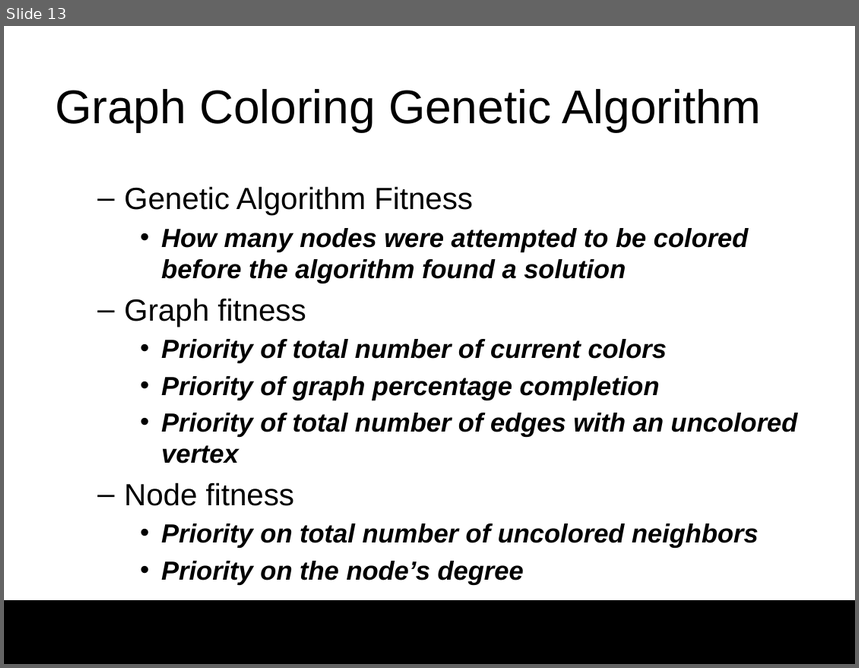
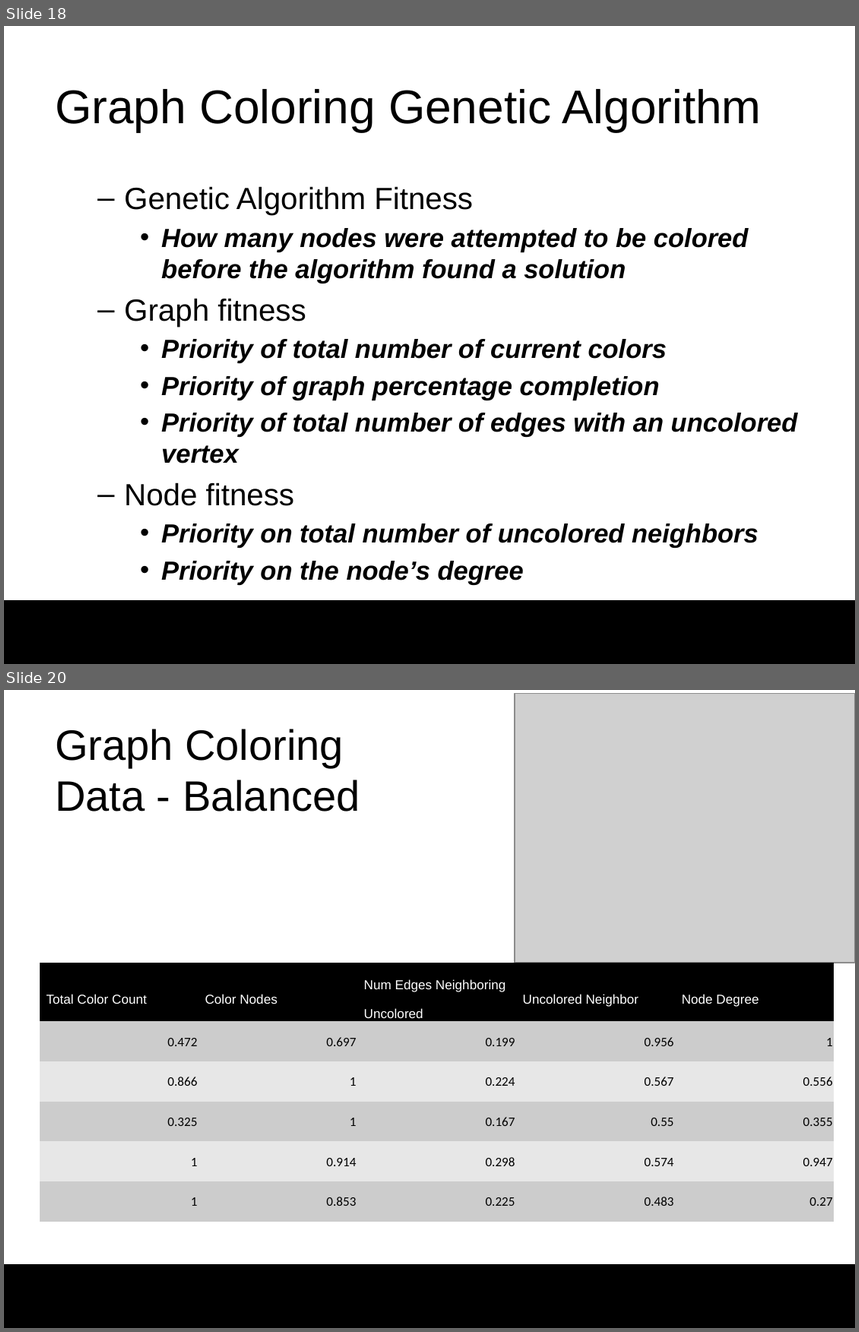
Before and after one commit to darrare/MS-Thesis, a slide deck: Documentation/Presentation.pptx. Shown one above the other, each under a label of ours: slide 13 before the commit, slides 18 and 20 after it; the slides between them are not shown. The pictures are 859x668 and 859x1332 pixels, drawn with LibreOffice and Linux fonts; fonts in the diff are those of the drawing; grey boxes stand for pictures; background and template pictures are left out. Boxes give left, top, right and bottom in pixels: in the first picture for what was removed or moved away, otherwise in the second. Text is boxed around its words. In the diff, an @@ line names an element or a change of style, - is before the commit and + after.

```diff
--- a/Documentation/Presentation.pptx
+++ b/Documentation/Presentation.pptx
@@ slide 20 added at <box>4,690,855,1328</box>, background #FFFFFF; not listed: 1 template element that a slide beside it also shows @@
@@ picture added at <box>515,693,855,962</box> @@
@@ title added at <box>55,729,360,812</box>, 36 pt, text #000000 @@
+Graph Coloring Data - Balanced
@@ table added at <box>40,964,835,1227</box>, 6 rows, 5 columns @@
+Total Color Count | Color Nodes | Num Edges Neighboring Uncolored | Uncolored Neighbor | Node Degree
+0.472 | 0.697 | 0.199 | 0.956 | 1
+0.866 | 1 | 0.224 | 0.567 | 0.556
+0.325 | 1 | 0.167 | 0.55 | 0.355
+1 | 0.914 | 0.298 | 0.574 | 0.947
+1 | 0.853 | 0.225 | 0.483 | 0.27
@@ what was slide 13 is now slide 18 @@
```
Also in this commit, not shown: 12 slides changed, 15 other slides added, 1 slide removed, 2 other files.
